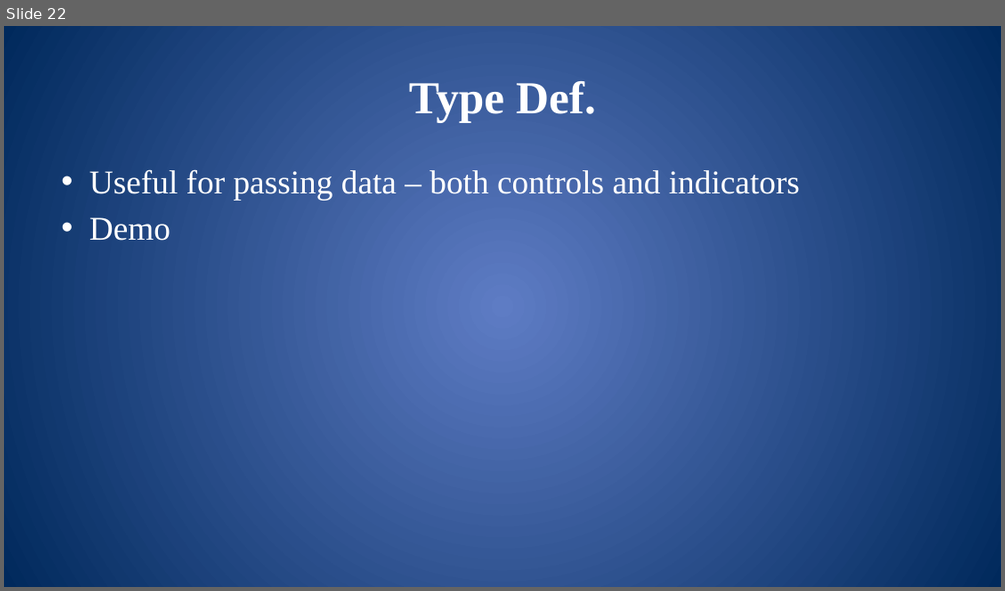
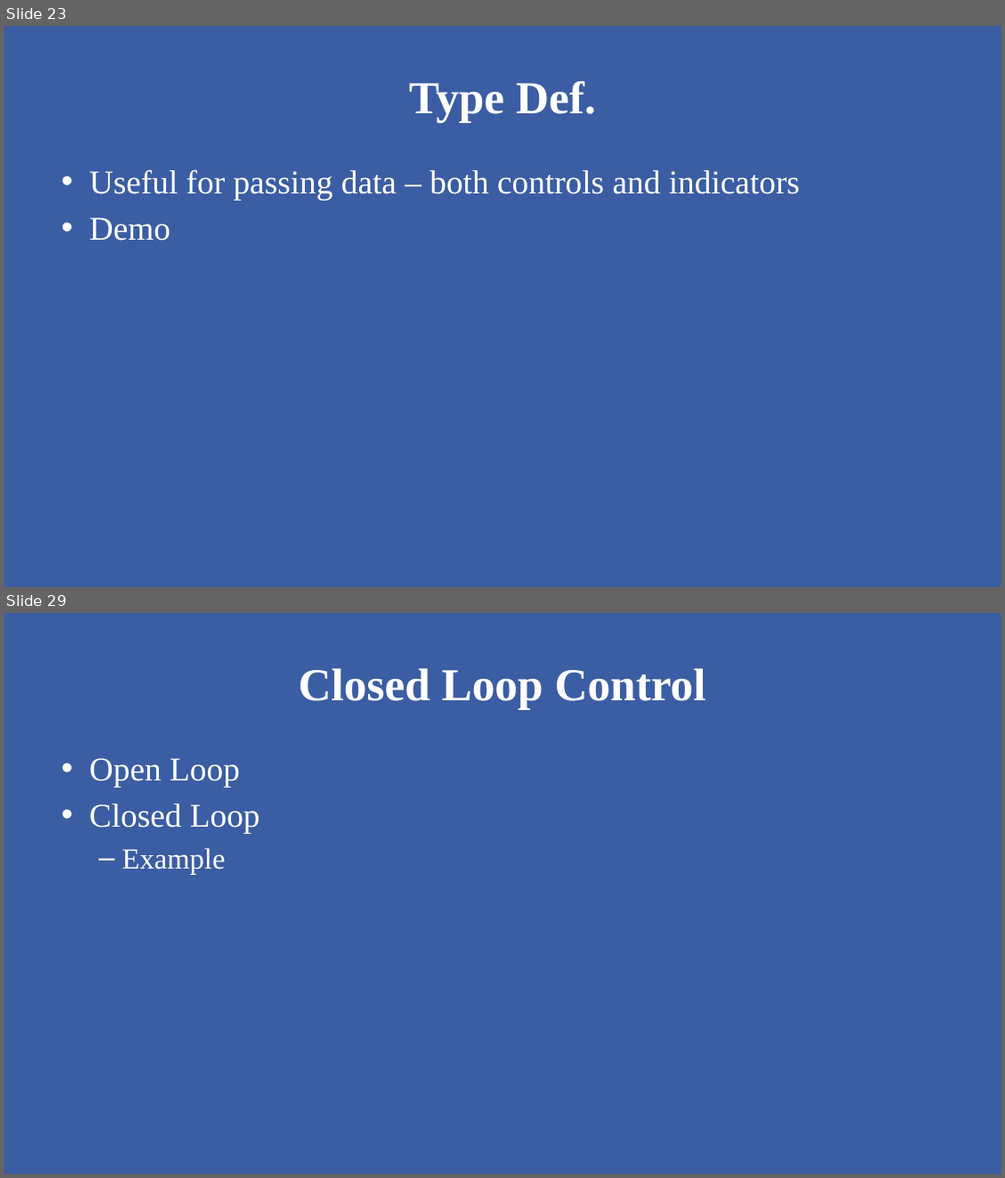
Before and after one commit to mshafer1/frc-labview-workshops, a slide deck: files/2020/LabVIEW_Advanced.pptx. Shown one above the other, each under a label of ours: slide 22 before the commit, slides 23 and 29 after it; the slides between them are not shown. The pictures are 1005x591 and 1005x1178 pixels, drawn with LibreOffice and Linux fonts; fonts in the diff are those of the drawing. Boxes give left, top, right and bottom in pixels: in the first picture for what was removed or moved away, otherwise in the second. Text is boxed around its words. In the diff, an @@ line names an element or a change of style, - is before the commit and + after.

```diff
--- a/files/2020/LabVIEW_Advanced.pptx
+++ b/files/2020/LabVIEW_Advanced.pptx
@@ slide 29 added at [4, 613, 1001, 1174], background gradient #5E7CC5 to #00295C; not listed: 1 template element that a slide beside it also shows @@
@@ title added at [299, 668, 706, 710], 44 pt, text #FFFFFF, bold @@
+Closed Loop Control
@@ text added at [89, 758, 260, 874], 32 pt, text #FFFFFF @@
+• Open Loop
+• Closed Loop
+  – Example
@@ what was slide 22 is now slide 23 @@
@@ slide 23 changed as well @@
@@ rectangle added at [4, 26, 1001, 587], fill #3B5DA3 @@
```
Also in this commit, not shown: 22 other slides changed, 20 other slides added, 1 other file.
